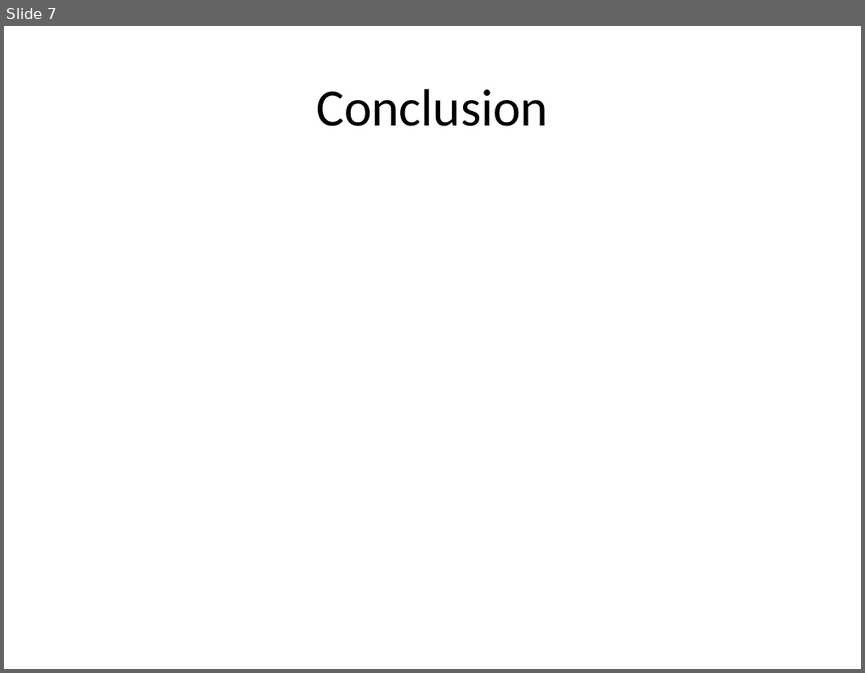
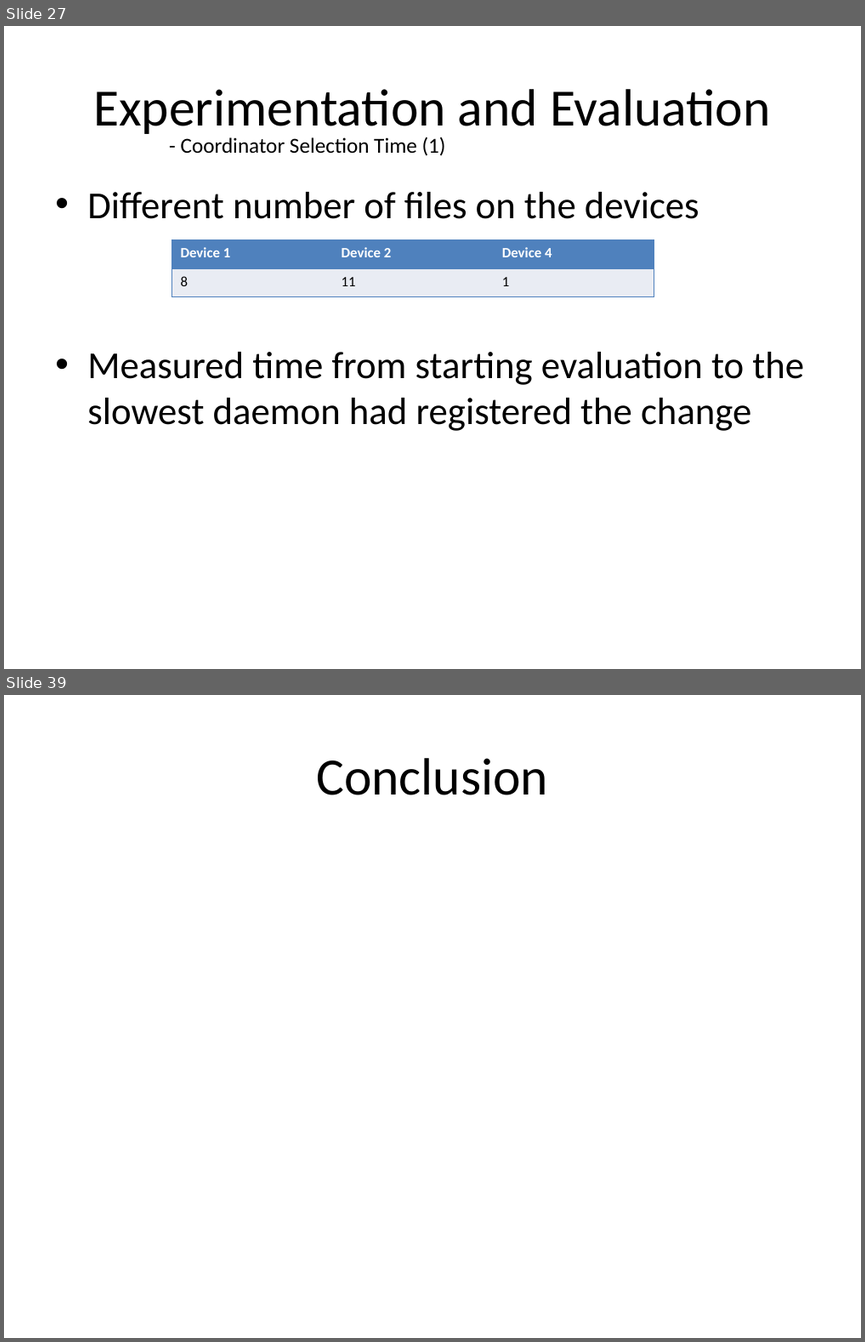
Before and after one commit to AndreasKi/Master, a slide deck: Documents/Presentation.pptx. Shown one above the other, each under a label of ours: slide 7 before the commit, slides 27 and 39 after it; the slides between them are not shown. The pictures are 865x673 and 865x1342 pixels, drawn with LibreOffice and Linux fonts; fonts in the diff are those of the drawing. Boxes give left, top, right and bottom in pixels: in the first picture for what was removed or moved away, otherwise in the second. Text is boxed around its words. In the diff, an @@ line names an element or a change of style, - is before the commit and + after.

```diff
--- a/Documents/Presentation.pptx
+++ b/Documents/Presentation.pptx
@@ slide 27 added at bbox=[4, 26, 861, 669], background #FFFFFF @@
@@ title added at bbox=[93, 89, 771, 138], 44 pt, text #000000 @@
+Experimentation and Evaluation
@@ text added at bbox=[181, 136, 446, 156], 18 pt, text #000000 @@
+- Coordinator Selection Time (1)
@@ text added at bbox=[87, 192, 804, 431], 32 pt, text #000000 @@
+• Different number of files on the devices
+• Measured time from starting evaluation to the slowest daemon had registered the change
@@ table added at bbox=[172, 240, 655, 297], 2 rows, 3 columns @@
+Device 1 | Device 2 | Device 4
+8 | 11 | 1
@@ what was slide 7 is now slide 39 @@
```
Also in this commit, not shown: 2 slides changed, 34 other slides added, 3 slides removed.
